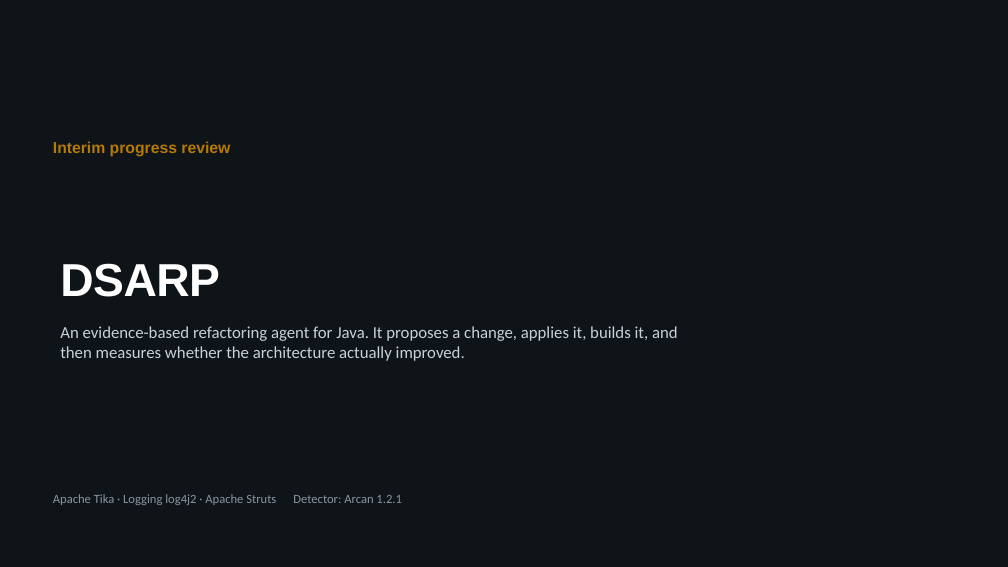
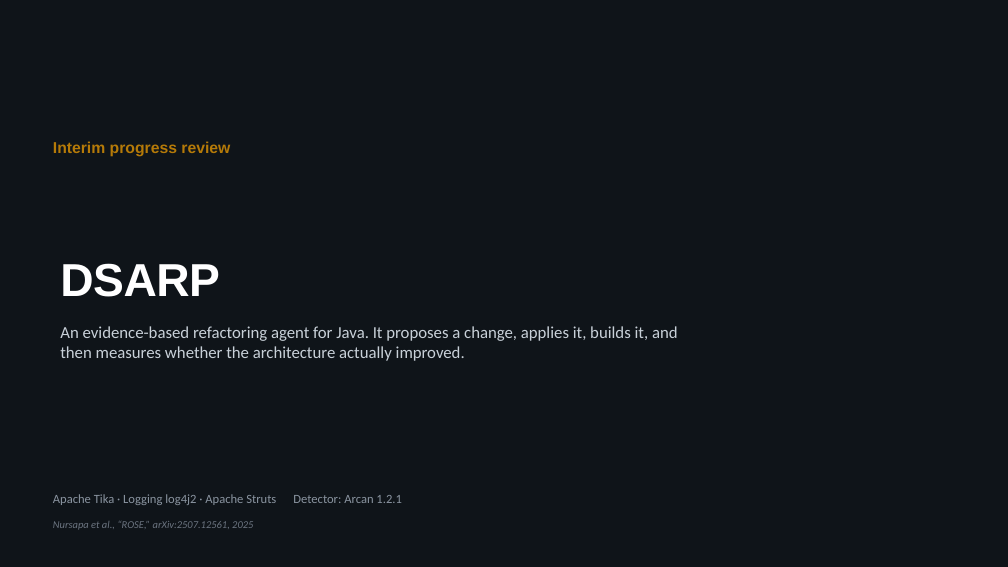
Before and after one commit to shimoriki/DSARPProject, a slide deck: slide 1 of docs/DSARP_interim_review.pptx. Drawn at 1008x567 pixels with LibreOffice and Linux fonts; fonts in the diff are those of the drawing. Boxes give left, top, right and bottom in pixels: in the first picture for what was removed or moved away, otherwise in the second. Text is boxed around its words. In the diff, an @@ line names an element or a change of style, - is before the commit and + after.

```diff
--- a/docs/DSARP_interim_review.pptx
+++ b/docs/DSARP_interim_review.pptx
@@ text added at (53, 521, 253, 530), 10 pt, text #6B7480, italic @@
+Nursapa et al., “ROSE,” arXiv:2507.12561, 2025
```
Also in this commit, not shown: 6 other slides changed, 19 slides added, 1 slide removed, 9 other files.
